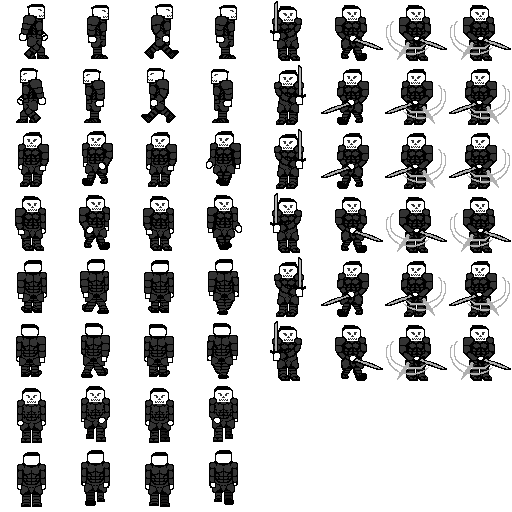
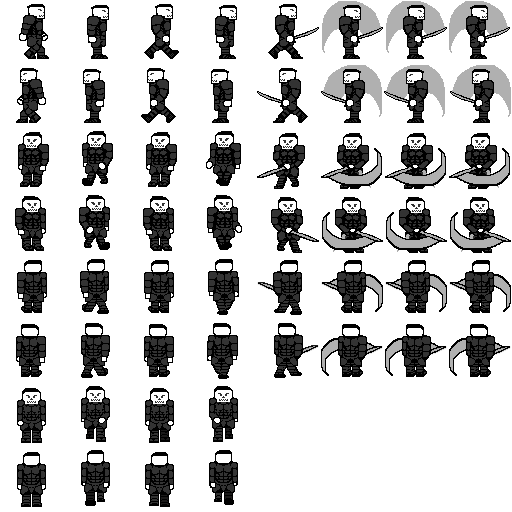
Revision of a layered 512x512 image; what changed, layer by layer:
removed layer "attackFrontLeft3" over [385, 261, 446, 317]
removed layer "attackFrontLeft4" over [449, 261, 510, 317]
added layer "attackBackLeft2 #1" above "attackBackLeft3 new" over [321, 260, 383, 313]
added layer "attackBackLeft3 new" above "attackFrontLeft3 new" over [385, 260, 447, 313]
added layer "attackBackLeft4" above "attackFrontLeft4 new" over [449, 260, 511, 313]
added layer "attackFrontLeft1 copy #4" above "Pasted Layer" over [257, 68, 308, 123]
added layer "attackFrontLeft2 #2" above "attackFrontLeft2 #1" over [384, 65, 445, 123]
added layer "attackFrontLeft3 copy #1new #1" above "attackFrontLeft3 copy #1new" over [450, 65, 511, 123]
hid "attackFrontLeft3 copy #1" over [385, 69, 446, 125]
added layer "attackFrontLeft4 copy #1new #1" above "attackFrontLeft4 copy #1new" over [321, 65, 382, 123]
hid "attackFrontLeft4 copy #1" over [449, 69, 510, 125]
added layer "attackBackRight3 copy" above "attackFrontRight2" over [321, 324, 383, 377]
added layer "attackBackRight3" above "attackFrontRight3 new" over [385, 324, 447, 377]
hid "attackFrontRight3" over [386, 325, 447, 381]
added layer "attackBackRight4" above "attackFrontRight4 new" over [449, 324, 511, 377]
hid "attackFrontRight4" over [450, 325, 511, 381]
hid "attackFrontRight1 copy #1", painted on it over [270, 1, 319, 61]
added layer "attackFrontRight2 copy #3" above "attackFrontRight2 copy #2" over [386, 1, 447, 59]
added layer "attackFrontRight2 copy #4" above "attackFrontRight3 copy #1 new" over [449, 1, 510, 59]
hid "attackFrontRight3 copy #1" over [386, 5, 447, 61]
added layer "attackFrontRight4 copy #1 new #1" above "attackFrontRight4 copy #1 new" over [322, 1, 383, 59]
hid "attackFrontRight4 copy #1" over [450, 5, 511, 61]
hid "attackFrontRight1 copy", painted on it over [270, 193, 319, 253]
…and 25 more changes (11 added, 2 removed, 12 visibility)
